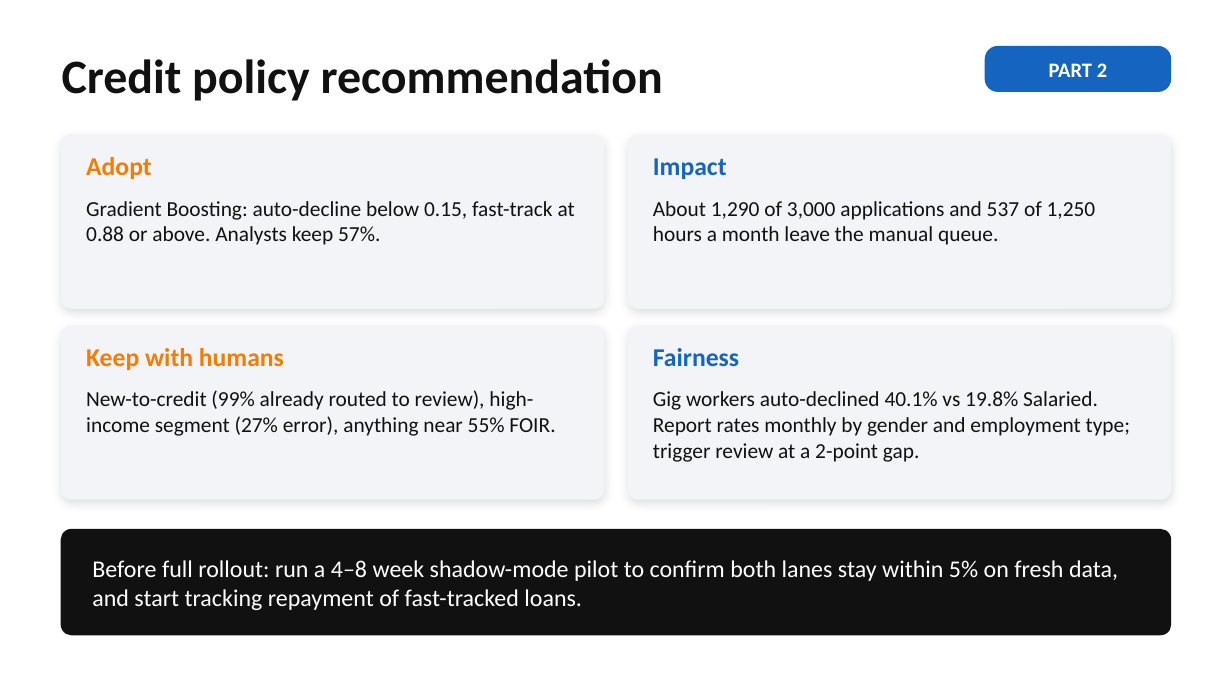
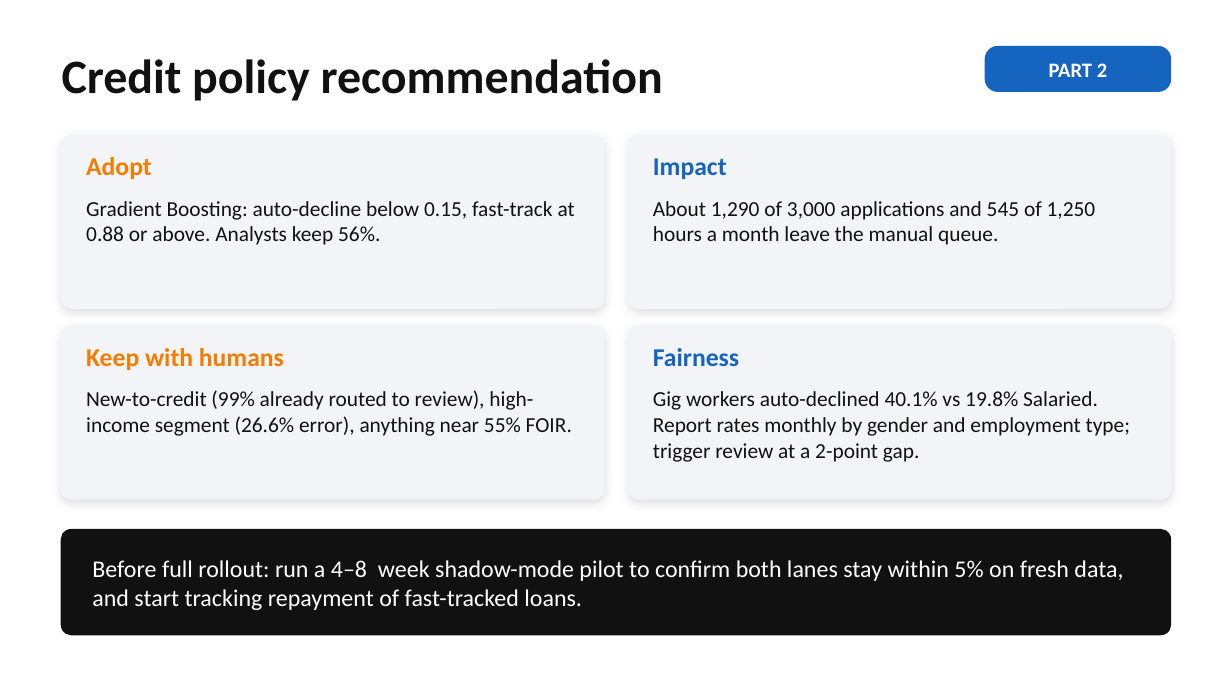
Before and after one commit to Vigneshbabu4/MUC02-Credit-Pre-Screening-Engine, a slide deck: slide 25 of Vigneshbabu_Credit_MUC02.pptx (slide 24 before the commit). Drawn at 1232x693 pixels with LibreOffice and Linux fonts; fonts in the diff are those of the drawing. Boxes give left, top, right and bottom in pixels: in the first picture for what was removed or moved away, otherwise in the second. Text is boxed around its words. In the diff, an @@ line names an element or a change of style, - is before the commit and + after.

```diff
--- a/Vigneshbabu_Credit_MUC02.pptx
+++ b/Vigneshbabu_Credit_MUC02.pptx
@@ text at [86,201,575,245]: text changed @@
-Gradient Boosting: auto-decline below 0.15, fast-track at 0.88 or above. Analysts keep 57%.
+Gradient Boosting: auto-decline below 0.15, fast-track at 0.88 or above. Analysts keep 56%.
@@ text at [653,201,1096,245]: text changed @@
-About 1,290 of 3,000 applications and 537 of 1,250 hours a month leave the manual queue.
+About 1,290 of 3,000 applications and 545 of 1,250 hours a month leave the manual queue.
@@ text at [86,390,572,436]: text changed @@
-New-to-credit (99% already routed to review), high-income segment (27% error), anything near 55% FOIR.
+New-to-credit (99% already routed to review), high-income segment (26.6% error), anything near 55% FOIR.
@@ text "Before full rollout: run a ..." rewrapped from [92,560,1118,610] to [92,560,1123,610] @@
```
Also in this commit, not shown: 6 other slides changed, 1 slide added.
